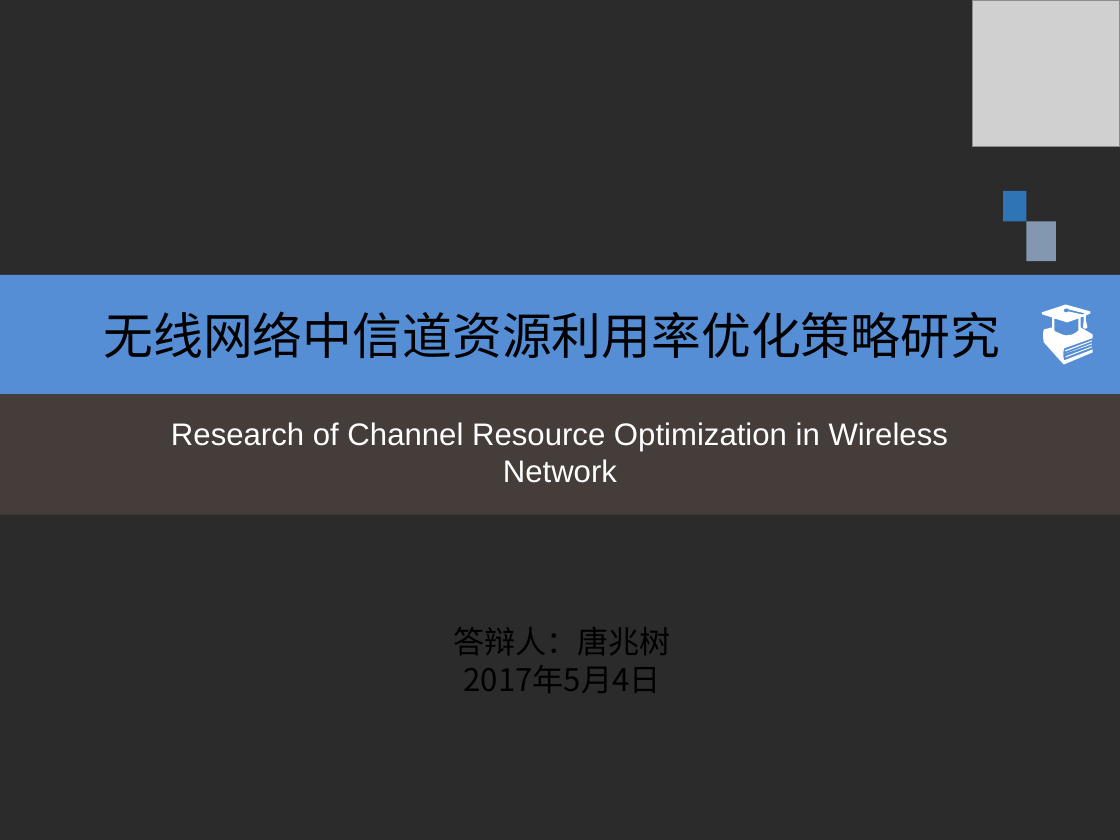
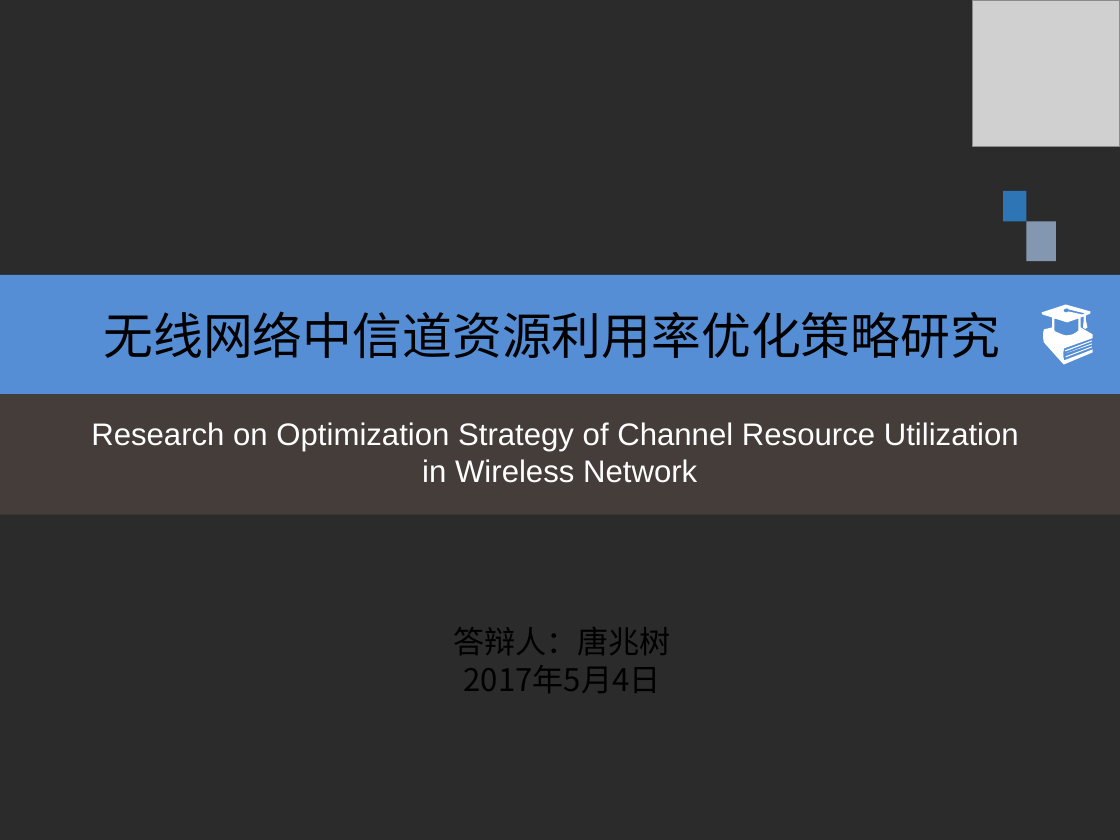
Before and after one commit to tangzhaoshu/playground, a slide deck: slide 1 of ResearchWork/毕业答辩--唐兆树.ppt. Drawn at 1120x840 pixels with LibreOffice and Linux fonts; fonts in the diff are those of the drawing; grey boxes stand for pictures; background and template pictures are left out; a plain dark background stands for a picture behind light text. Boxes give left, top, right and bottom in pixels: in the first picture for what was removed or moved away, otherwise in the second. Text is boxed around its words. In the diff, an @@ line names an element or a change of style, - is before the commit and + after.

```diff
--- a/ResearchWork/毕业答辩--唐兆树.ppt
+++ b/ResearchWork/毕业答辩--唐兆树.ppt
@@ text at [91, 422, 1019, 483]: text changed @@
-Research of Channel Resource Optimization in Wireless
-Network
+Research on Optimization Strategy of Channel Resource Utilization
+in Wireless Network
```
Also in this commit, not shown: 18 other slides changed, 2 slides removed, 47 other files.
